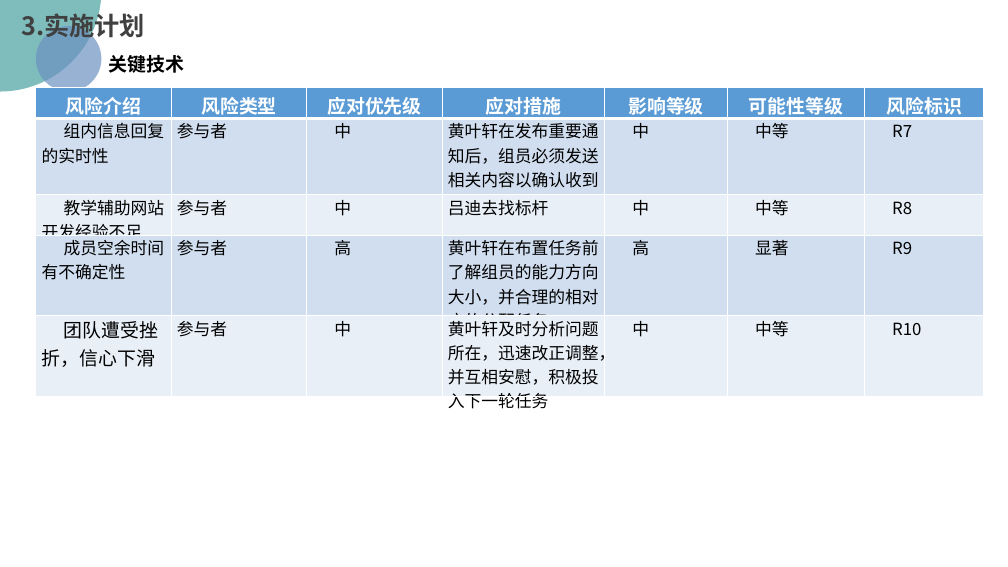
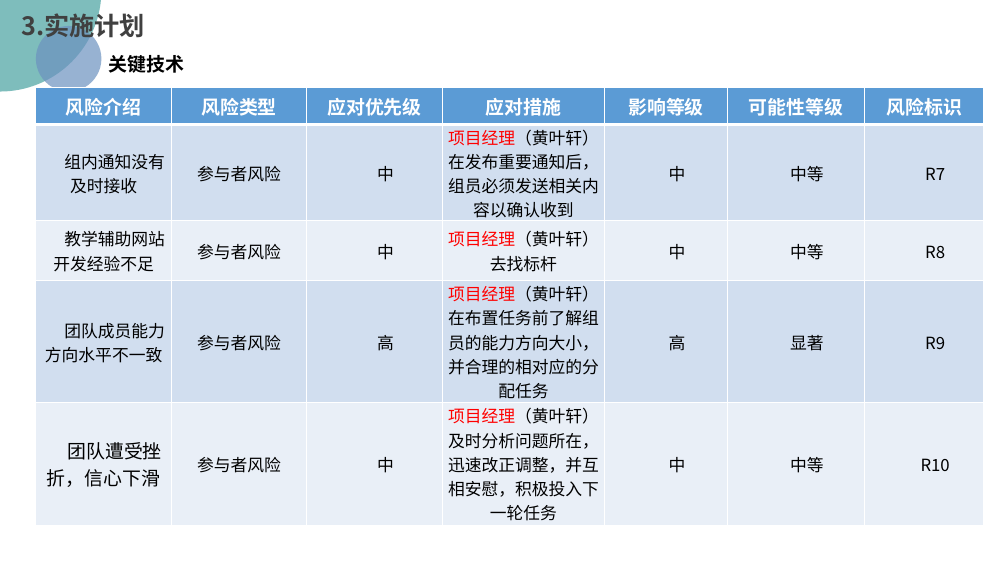
Before and after one commit to PRD2018/PRD2018-G15, a slide deck: slide 44 of 受控文档/01-需求工程项目计划/[PRD-15]需求工程项目计划.pptx (slide 27 before the commit). Drawn at 1008x567 pixels with LibreOffice and Linux fonts; fonts in the diff are those of the drawing; background and template pictures are left out. Boxes give left, top, right and bottom in pixels: in the first picture for what was removed or moved away, otherwise in the second. Text is boxed around its words. In the diff, an @@ line names an element or a change of style, - is before the commit and + after.

```diff
--- a/受控文档/01-需求工程项目计划/[PRD-15]需求工程项目计划.pptx
+++ b/受控文档/01-需求工程项目计划/[PRD-15]需求工程项目计划.pptx
@@ table at (36,88,983,526) @@
-row 2: 组内信息回复的实时性 | 参与者 | 中 | 黄叶轩在发布重要通知后，组员必须发送相关内容以确认收到 | 中 | 中等 | R7
+row 2: 组内通知没有及时接收 | 参与者风险 | 中 | 项目经理（黄叶轩）在发布重要通知后，组员必须发送相关内容以确认收到 | 中 | 中等 | R7
-row 3, column 2: 参与者
+row 3, column 2: 参与者风险
-row 3, column 4: 吕迪去找标杆
+row 3, column 4: 项目经理（黄叶轩）去找标杆
-row 4: 成员空余时间有不确定性 | 参与者 | 高 | 黄叶轩在布置任务前了解组员的能力方向大小，并合理的相对应的分配任务 | 高 | 显著 | R9
+row 4: 团队成员能力方向水平不一致 | 参与者风险 | 高 | 项目经理（黄叶轩）在布置任务前了解组员的能力方向大小，并合理的相对应的分配任务 | 高 | 显著 | R9
-row 5, column 2: 参与者
+row 5, column 2: 参与者风险
-row 5, column 4: 黄叶轩及时分析问题所在，迅速改正调整，并互相安慰，积极投入下一轮任务
+row 5, column 4: 项目经理（黄叶轩）及时分析问题所在，迅速改正调整，并互相安慰，积极投入下一轮任务
@@ alignment left to centre @@
```
Also in this commit, not shown: 45 other slides changed, 5 slides added, 5 slides removed, 4 other files.
